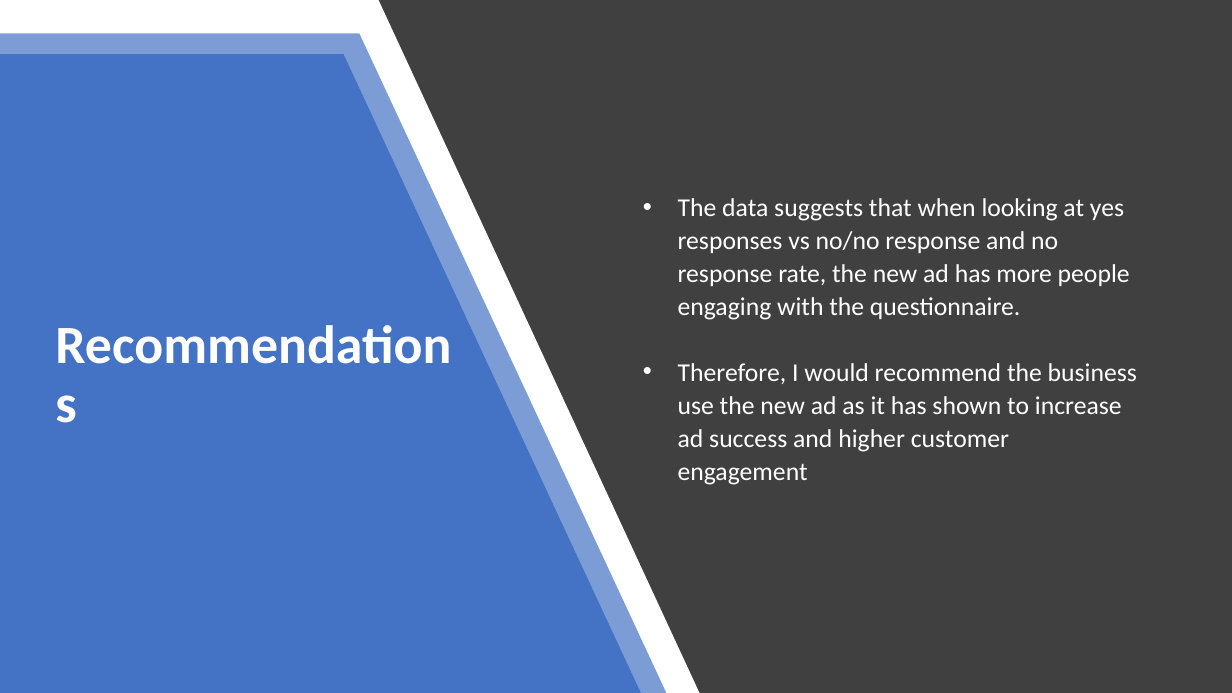
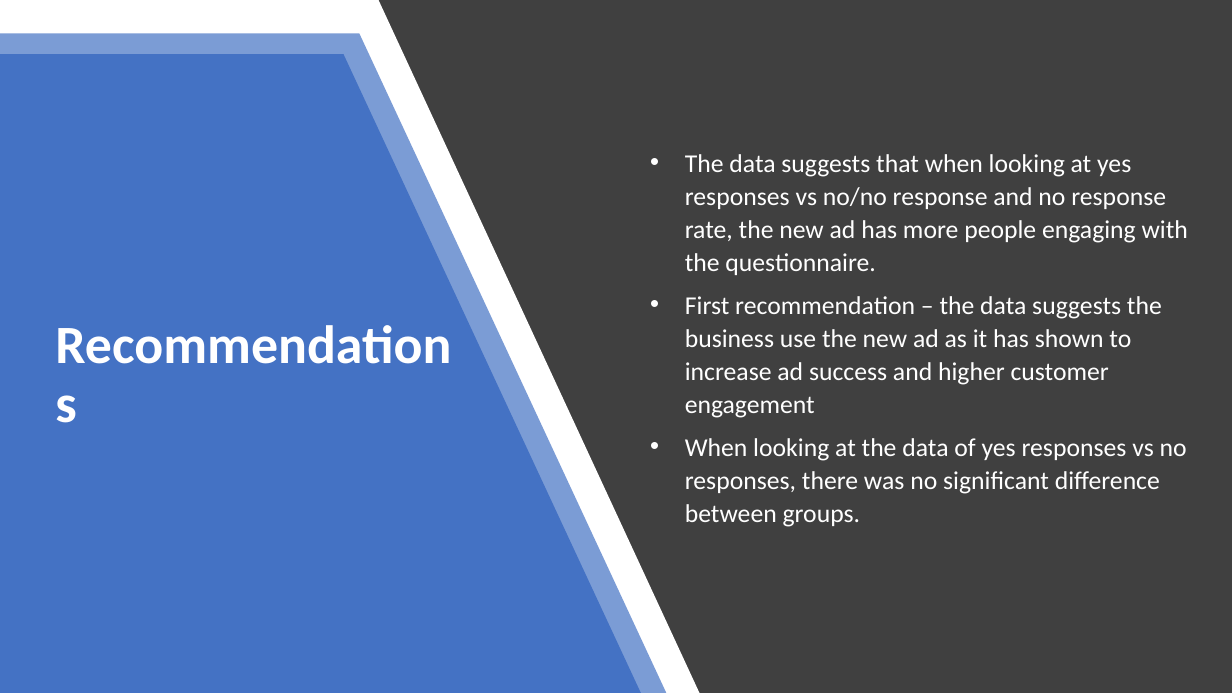
Before and after one commit to kenneykwan/Springboard, a slide deck: slide 13 of Capstone 3 - AB Testing/Reports/Capstone 3 - Ad AB Testing Final Presentation.pptx. Drawn at 1232x693 pixels with LibreOffice and Linux fonts; fonts in the diff are those of the drawing. Boxes give left, top, right and bottom in pixels: in the first picture for what was removed or moved away, otherwise in the second. Text is boxed around its words. In the diff, an @@ line names an element or a change of style, - is before the commit and + after.

```diff
--- a/Capstone 3 - AB Testing/Reports/Capstone 3 - Ad AB Testing Final Presentation.pptx
+++ b/Capstone 3 - AB Testing/Reports/Capstone 3 - Ad AB Testing Final Presentation.pptx
@@ text "The data suggests that when ...": place and size @@
-text "The data suggests that when ..." at [678, 198, 1137, 485]
+text "The data suggests that when ..." at [685, 154, 1188, 527]
@@ text at [685, 154, 1188, 275]: more space between paragraphs @@
@@ text at [685, 296, 1187, 527]: text changed @@
-• Therefore, I would recommend the business use the new ad as it has shown to increase ad success and higher customer engagement
+• First recommendation – the data suggests the business use the new ad as it has shown to increase ad success and higher customer engagement
+• When looking at the data of yes responses vs no responses, there was no significant difference between groups.
```
Also in this commit, not shown: 1 slide added, 2 other files.
